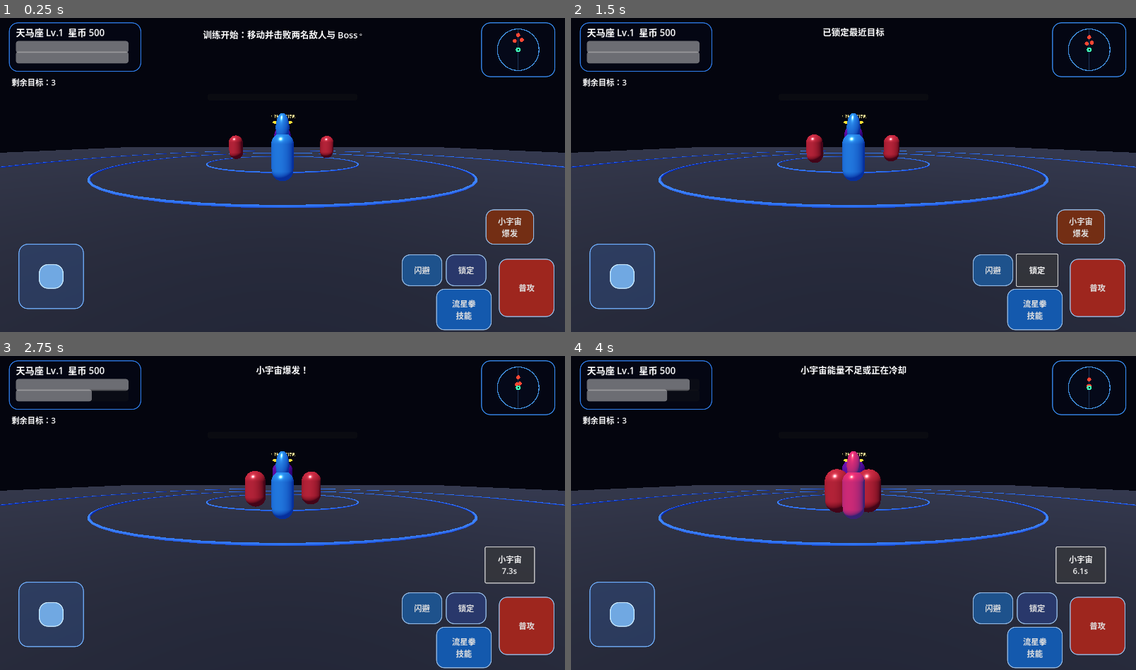
Above: before the commit, frames 1-4 (two rows, left to right).
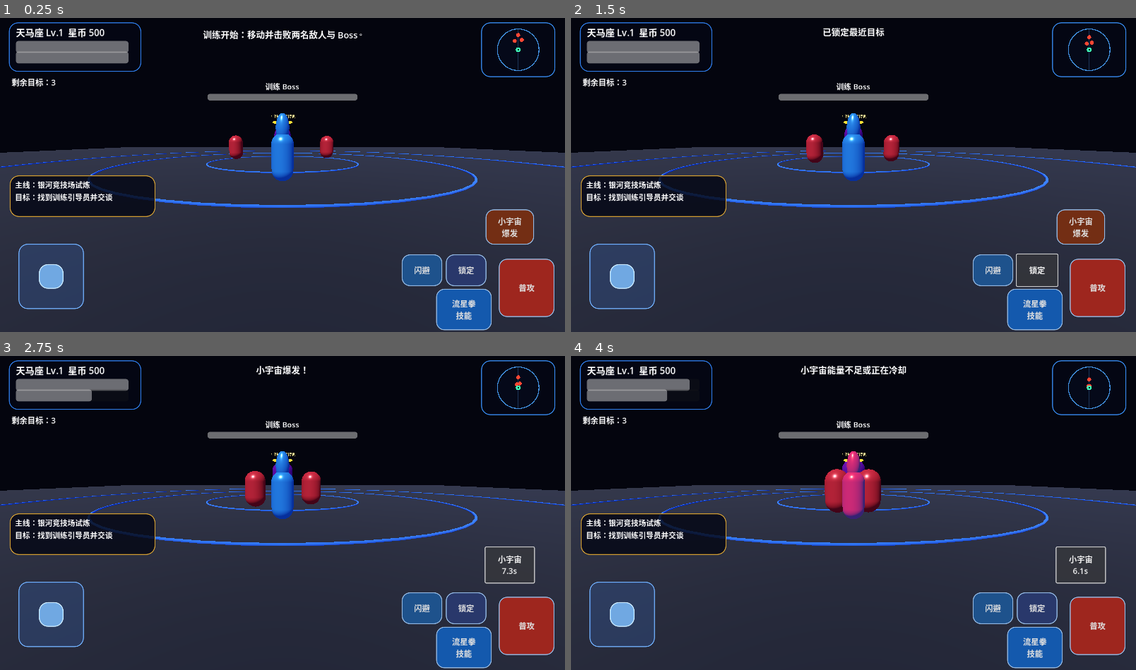
Above: after the commit, the same moments.

Repository: Qazwesrd/Saint-Seiya-Universe-War
Game: Godot game, scene res://scenes/main.tscn
The game is run twice, just before and just after one commit, with the same random seed, the same clock (stepped at 60 frames per second) and the same inputs.
Inputs:
- Up to frame 1 (0.25 s): no input
- Up to frame 2 (1.5 s): click "闪避" at 0.5 s; click "锁定" at 1.25 s
- Up to frame 3 (2.75 s): click "小宇宙 爆发" at 2 s
- Up to frame 4 (4 s): click "小宇宙 7.3s" at 2.75 s; click "小宇宙 6.6s" at 3.5 s

The runs differ from the first frame. In frame 1, 3.9% of the frame differs, in the area x 1-64%, y 20-64%; in frame 2, 3.9%; in frame 3, 3.9%; in frame 4, 3.9%.
Error before the commit: Invalid call. Nonexistent function 'set_quest_text (via call)' in base 'CanvasLayer (hud.gd)'. (res://scripts/game.gd:119)

Commit message:
Add quest tracker, NPC interaction and dialogue UI

Diff:
--- a/game/scripts/hud.gd
+++ b/game/scripts/hud.gd
@@ -3,6 +3,8 @@
 var status_label: Label
 var notice_label: Label
 var enemy_label: Label
+var quest_label: Label
+var dialogue_panel: Panel
 var hp_bar: ProgressBar
 var cosmos_bar: ProgressBar
 var skill_button: Button
@@ -44,6 +46,21 @@
     enemy_label.position = Vector2(26, 140)
     enemy_label.add_theme_font_size_override("font_size", 18)
     root.add_child(enemy_label)
+
+    var quest_panel := Panel.new()
+    quest_panel.position = Vector2(22, 365)
+    quest_panel.size = Vector2(330, 94)
+    _style_panel(quest_panel, Color(0.015, 0.025, 0.08, 0.82), Color(0.82, 0.62, 0.2))
+    root.add_child(quest_panel)
+    quest_label = Label.new()
+    quest_label.position = Vector2(12, 8)
+    quest_label.size = Vector2(306, 78)
+    quest_label.add_theme_font_size_override("font_size", 17)
+    quest_label.autowrap_mode = TextServer.AUTOWRAP_WORD_SMART
+    quest_label.text = "主线：银河竞技场试炼"
+    quest_panel.add_child(quest_label)
+
+    _button(root, "交谈 / 接任务", Vector2(22, 294), Vector2(190, 350), func(): game.call("interact_with_guide"), Color(0.38, 0.28, 0.08))
     var map := Panel.new()
     map.anchor_left = 1.0
     map.anchor_right = 1.0
@@ -174,6 +191,47 @@
         burst_button.text = "小宇宙\n" + (str(snappedf(burst_cd, 0.1)) + "s" if burst_cd > 0.0 else "爆发")
 func set_enemy_count(count: int) -> void:
     enemy_label.text = "剩余目标：" + str(count)
+
+func set_quest_text(value: String) -> void:
+    if is_instance_valid(quest_label):
+        quest_label.text = value
+
+func show_dialogue(data: Dictionary) -> void:
+    if is_instance_valid(dialogue_panel):
+        dialogue_panel.queue_free()
+    var root := get_child(0) as Control
+    dialogue_panel = Panel.new()
+    dialogue_panel.anchor_left = 0.5
+    dialogue_panel.anchor_right = 0.5
+    dialogue_panel.anchor_top = 1.0
+    dialogue_panel.anchor_bottom = 1.0
+    dialogue_panel.offset_left = -300
+    dialogue_panel.offset_right = 300
+    dialogue_panel.offset_top = -250
+    dialogue_panel.offset_bottom = -88
+    _style_panel(dialogue_panel, Color(0.015, 0.025, 0.08, 0.96), Color(0.82, 0.62, 0.2))
+    root.add_child(dialogue_panel)
+    var box := VBoxContainer.new()
+    box.set_anchors_and_offsets_preset(Control.PRESET_FULL_RECT)
+    box.add_theme_constant_override("separation", 8)
+    dialogue_panel.add_child(box)
+    var speaker := Label.new()
+    speaker.text = str(data.get("speaker", "NPC"))
+    speaker.add_theme_font_size_override("font_size", 20)
+    box.add_child(speaker)
+    var message := Label.new()
+    message.text = str(data.get("text", ""))
+    message.autowrap_mode = TextServer.AUTOWRAP_WORD_SMART
+    message.size_flags_vertical = Control.SIZE_EXPAND_FILL
+    box.add_child(message)
+    var close := Button.new()
+    close.text = "继续"
+    close.pressed.connect(func():
+        if is_instance_valid(dialogue_panel):
+            dialogue_panel.queue_free()
+        dialogue_panel = null
+    )
+    box.add_child(close)
 func set_boss_status(hp: float, hp_max: float) -> void:
     var visible_boss := hp_max > 1.0
     boss_label.visible = visible_boss
